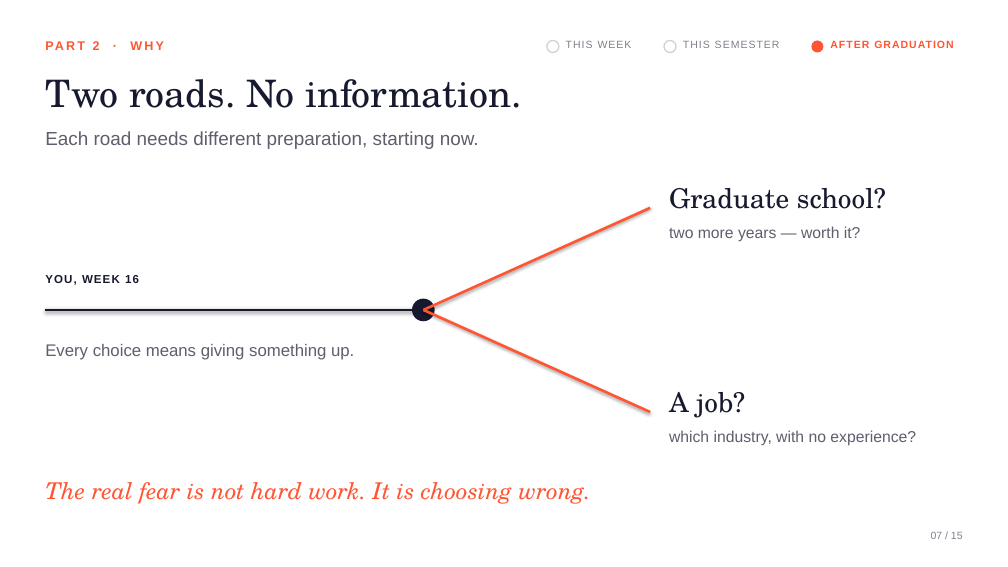
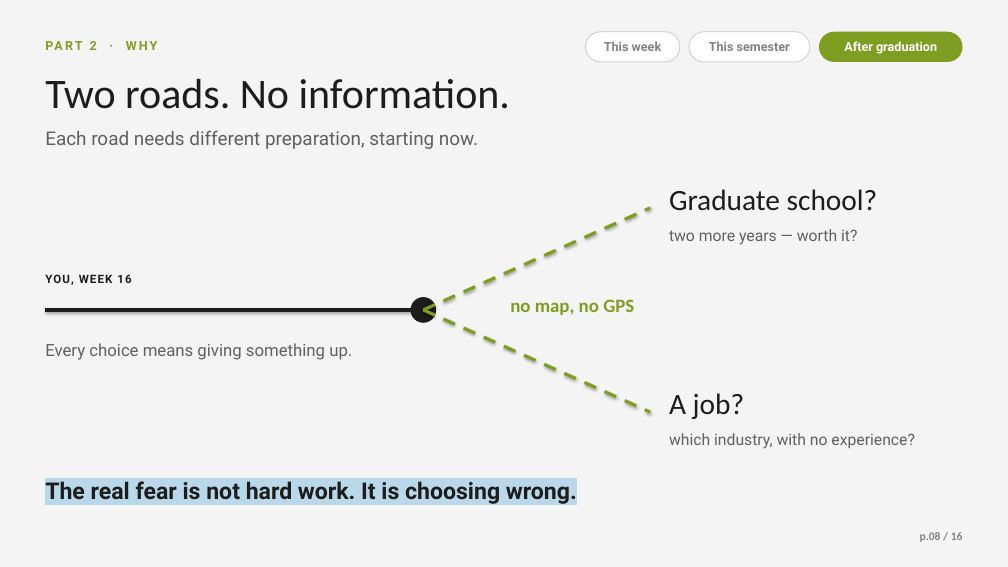
Before and after one commit to Kyson-CCHEN/English-presentation, a slide deck: slide 8 of Planning_Is_the_Pressure.pptx (slide 7 before the commit). Drawn at 1008x567 pixels with LibreOffice and Linux fonts; fonts in the diff are those of the drawing; background and template pictures are left out. Boxes give left, top, right and bottom in pixels: in the first picture for what was removed or moved away, otherwise in the second. Text is boxed around its words. In the diff, an @@ line names an element or a change of style, - is before the commit and + after.

```diff
--- a/Planning_Is_the_Pressure.pptx
+++ b/Planning_Is_the_Pressure.pptx
@@ background #FFFFFF to picture (left out) @@
@@ text "PART 2 · WHY" at <box>90,41,158,50</box>: font Arial to Roboto, text colour #FF5533 to #7D9E20 @@
@@ ellipse removed at <box>547,41,559,53</box> @@
@@ vertical alignment top to middle in 3 elements at <box>844,41,937,54</box>, <box>709,41,790,51</box>, <box>604,41,662,51</box> @@
@@ rounded rectangle added at <box>585,32,680,62</box>, fill #FFFFFF, outline #D2D2D2 1 pt @@
@@ text at <box>604,41,662,51</box>: text changed; size 10 to 12 pt; font Arial to Roboto; text colour #7F818C to #828282; bold on @@
-THIS WEEK
+This week
@@ ellipse removed at <box>664,41,676,53</box> @@
@@ rounded rectangle added at <box>689,32,810,62</box>, fill #FFFFFF, outline #D2D2D2 1 pt @@
@@ text at <box>709,41,790,51</box>: text changed; size 10 to 12 pt; font Arial to Roboto; text colour #7F818C to #828282; bold on @@
-THIS SEMESTER
+This semester
@@ ellipse removed at <box>811,41,823,53</box> @@
@@ rounded rectangle added at <box>819,32,963,62</box>, fill #7D9E20 @@
@@ text at <box>844,41,937,54</box>: text changed; size 10 to 12 pt; font Arial to Roboto; text colour #FF5533 to #FFFFFF @@
-AFTER GRADUATION
+After graduation
@@ text "Two roads. No information." at <box>45,79,510,109</box>: size 36 to 40 pt, font TeX Gyre Schola to Calibri, text colour #171A2E to #1C1C1C @@
@@ font Arial to Roboto, text colour #5D5F6D to #606060 in 4 elements at <box>45,343,352,360</box>, <box>669,433,914,449</box>, <box>669,229,857,245</box>, <box>45,130,478,149</box> @@
@@ line (423, 310) - (650, 208): stroke #FF5533 2.5 pt to #7D9E20 3 pt dashed @@
@@ text "Graduate school?" at <box>669,189,878,210</box>: size 26 to 28 pt, font TeX Gyre Schola to Calibri, text colour #171A2E to #1C1C1C @@
@@ text "YOU, WEEK 16" at <box>45,274,131,285</box>: font Arial to Roboto, text colour #171A2E to #1C1C1C @@
@@ ellipse at <box>411,297,436,323</box>: fill #171A2E to #1C1C1C @@
@@ text added at <box>510,299,634,315</box>, 18 pt, text #7D9E20, bold @@
+no map, no GPS
@@ line (45, 310) - (423, 310): stroke #171A2E 2.5 pt to #1C1C1C 3 pt @@
@@ line (423, 310) - (650, 412): stroke #FF5533 2.5 pt to #7D9E20 3 pt dashed @@
@@ text "A job?" at <box>669,393,745,419</box>: size 26 to 28 pt, font TeX Gyre Schola to Calibri, text colour #171A2E to #1C1C1C @@
@@ text "The real fear is not ..." at <box>45,481,577,504</box>: font TeX Gyre Schola to Roboto, text colour #FF5533 to #1C1C1C, highlight none to #B9D9EA, bold on, italic off @@
@@ text at <box>920,532,963,542</box>: text changed; size 10 to 11 pt; font Arial to Calibri; text colour #7F818C to #828282; bold on @@
-07 / 15
+p.08 / 16
```
Also in this commit, not shown: 13 other slides changed, 2 slides added, 1 slide removed.
